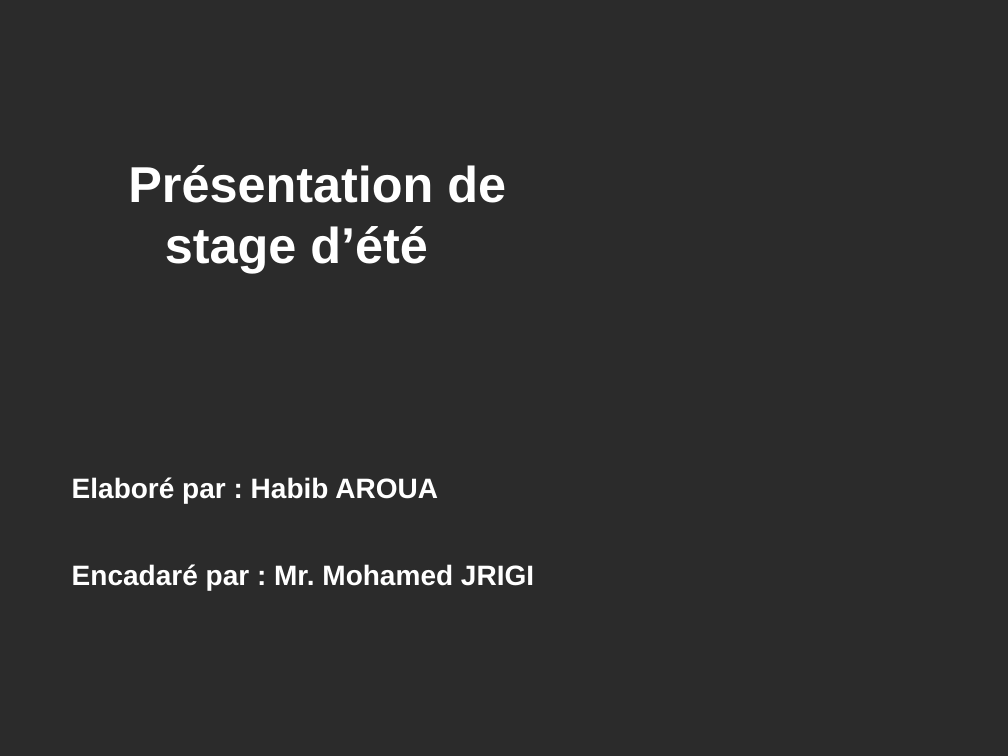
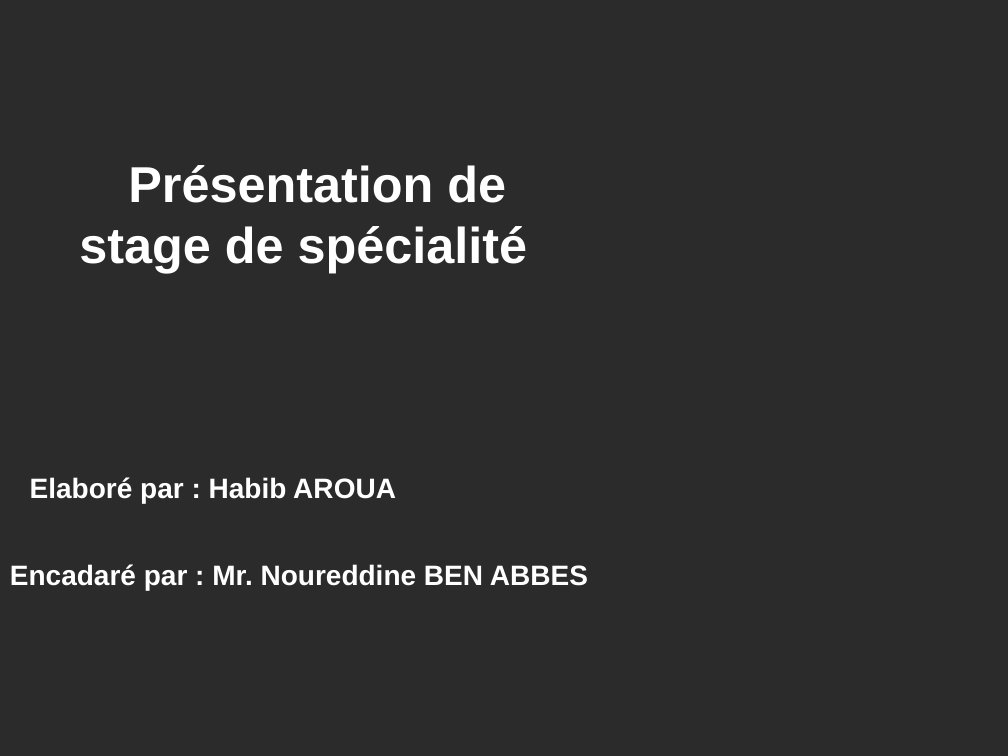
Before and after one commit to HabibAroua/Criminel_dep, a slide deck: slide 1 of documentation/presentation/P1/2734.ppt. Drawn at 1008x756 pixels with LibreOffice and Linux fonts; fonts in the diff are those of the drawing; background and template pictures are left out; a plain dark background stands for a picture behind light text. Boxes give left, top, right and bottom in pixels: in the first picture for what was removed or moved away, otherwise in the second. Text is boxed around its words. In the diff, an @@ line names an element or a change of style, - is before the commit and + after.

```diff
--- a/documentation/presentation/P1/2734.ppt
+++ b/documentation/presentation/P1/2734.ppt
@@ title at [79, 165, 528, 273]: text changed @@
-Présentation de stage d’été
+Présentation de stage de spécialité
@@ text "Elaboré par : Habib AROUA": place and size @@
-text "Elaboré par : Habib AROUA" at [72, 477, 438, 503]
+text "Elaboré par : Habib AROUA" at [30, 477, 396, 503]
@@ text at [10, 564, 588, 590]: text changed @@
-Encadaré par : Mr. Mohamed JRIGI
+Encadaré par : Mr. Noureddine BEN ABBES
```
Also in this commit, not shown: 1 other slide changed, 1 slide added.
